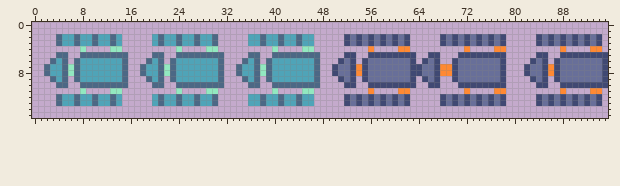
Sprite sheet: Assets/Sprites/PNGs/blockhead-Sheet.png. Above: the version before the commit.
The file is 96x16 pixels.
After:
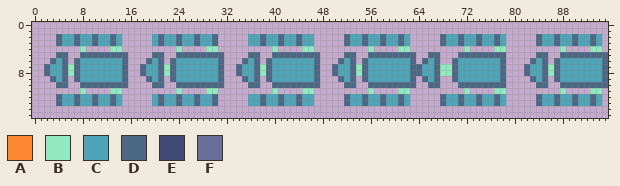
Palette (. is transparent): A #ff8933  B #92e8c0  C #4fa4b8  D #4c6885  E #404973  F #686f99
Edits made:
@@ x 48..95 @@
  1 ................................................
- 2 ....EFEFEFEFEFE.....EFEFEFEFEFE.....EFEFEFEFEFE.
- 3 ....EFEFEFEFEFE.....EFEFEFEFEFE.....EFEFEFEFEFE.
- 4 ........A....AA.........A....AA.........A....AA.
- 5 ....EE..EEEEEEEE..EE...EEEEEEEE.....EE..EEEEEEEE
- 6 ...EFE.EFFFFFFFE.EFE..EFFFFFFFE....EFE.EFFFFFFFE
- 7 ..EFFEAEFFFFFFFEEFFEAAEFFFFFFFE...EFFEAEFFFFFFFE
- 8 ..EFFEAEFFFFFFFEEFFEAAEFFFFFFFE...EFFEAEFFFFFFFE
- 9 ...EFE.EFFFFFFFE.EFE..EFFFFFFFE....EFE.EFFFFFFFE
-10 ....EE..EEEEEEEE..EE...EEEEEEEE.....EE..EEEEEEEE
-11 ........A....AA.........A....AA.........A....AA.
-12 ....EFEFEFEFEFE.....EFEFEFEFEFE.....EFEFEFEFEFE.
-13 ....EFEFEFEFEFE.....EFEFEFEFEFE.....EFEFEFEFEFE.
+ 2 ....DCCDCCDCCDC.....DCCDCCDCCDC.....DCCDCCDCCDC.
+ 3 ....DCCDCCDCCDC.....DCCDCCDCCDC.....DCCDCCDCCDC.
+ 4 ........B....BB.........B....BB.........B....BB.
+ 5 ....DD..DDDDDDDD..DD...DDDDDDDD.....DD..DDDDDDDD
+ 6 ...DCD.DCCCCCCCD.DCD..DCCCCCCCD....DCD.DCCCCCCCD
+ 7 ..DCCDBDCCCCCCCDDCCDBBDCCCCCCCD...DCCDBDCCCCCCCD
+ 8 ..DCCDBDCCCCCCCDDCCDBBDCCCCCCCD...DCCDBDCCCCCCCD
+ 9 ...DCD.DCCCCCCCD.DCD..DCCCCCCCD....DCD.DCCCCCCCD
+10 ....DD..DDDDDDDD..DD...DDDDDDDD.....DD..DDDDDDDD
+11 ........B....BB.........B....BB.........B....BB.
+12 ....DCCDCCDCCDC.....DCCDCCDCCDC.....DCCDCCDCCDC.
+13 ....DCCDCCDCCDC.....DCCDCCDCCDC.....DCCDCCDCCDC.
 14 ................................................
Changed places in both pictures, as pixel boxes (x1, y1, x2, y2):
changed: (332, 34, 608, 106)
